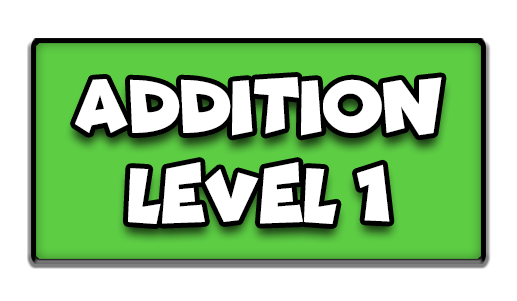
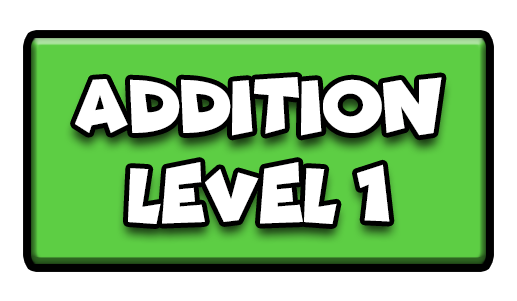
Revision of a layered 517 × 301 image; what changed, layer by layer:
pixels changed over [23, 30, 494, 272] (layer not identified)
